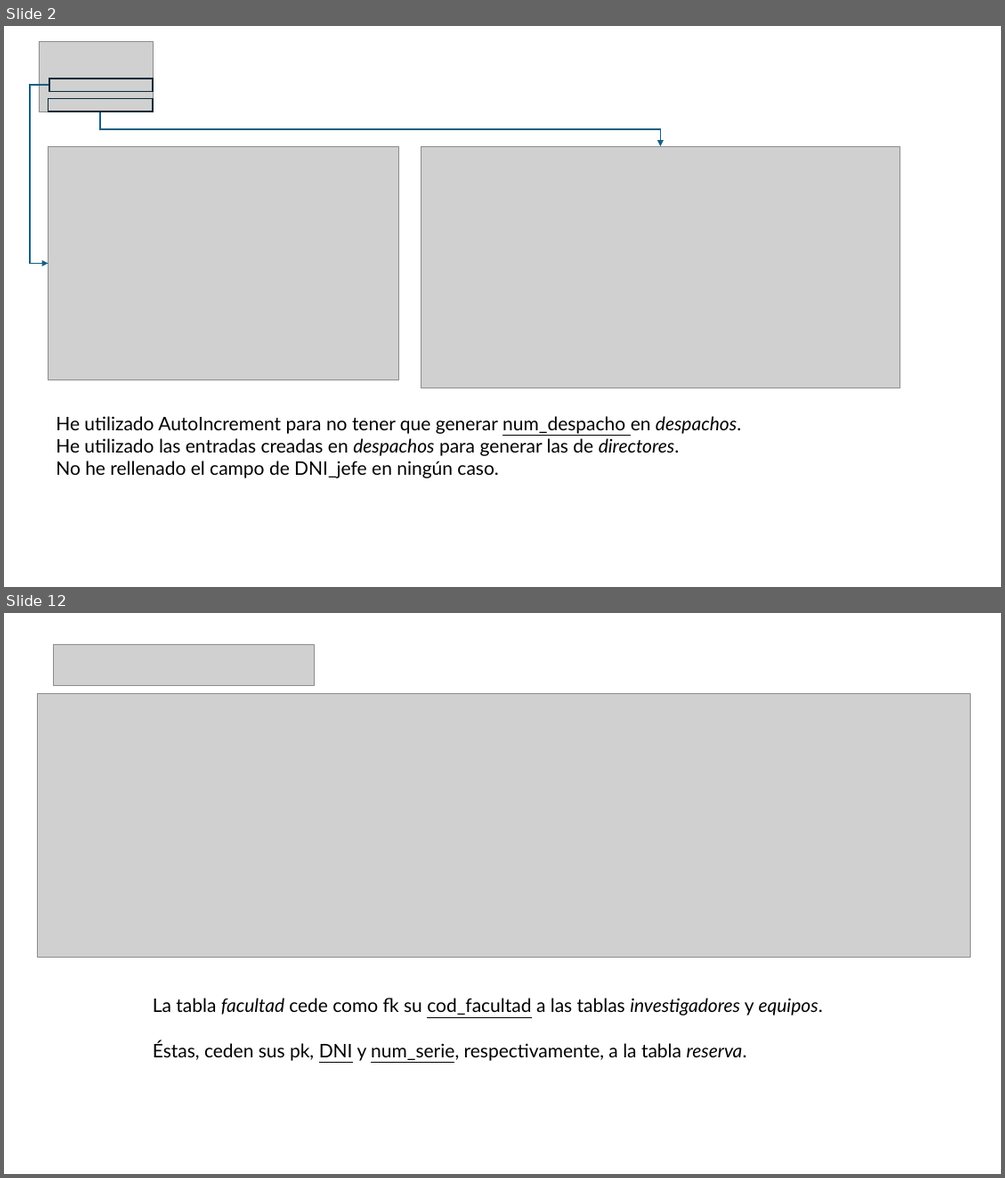
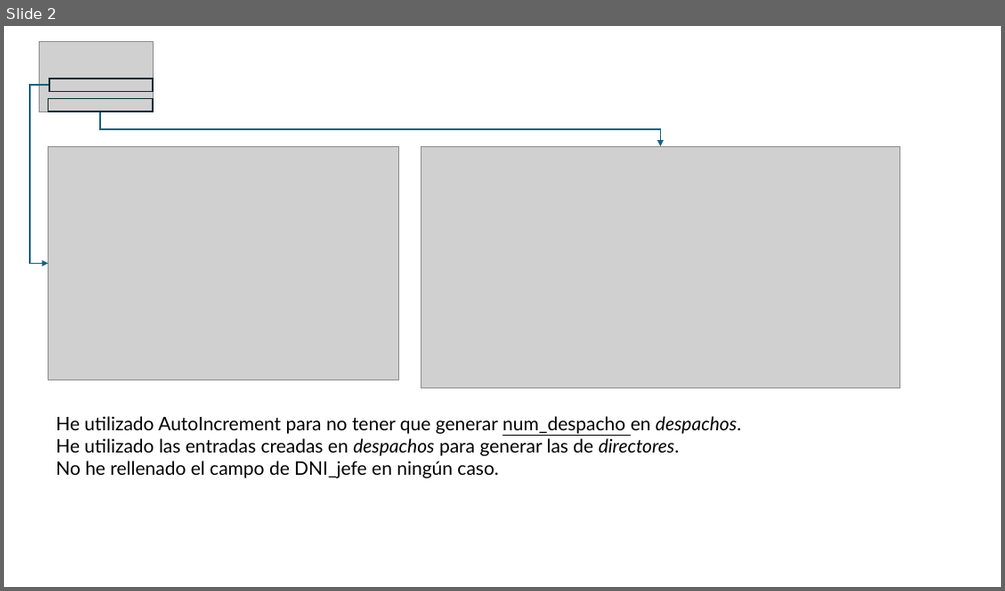
Before and after one commit to AchillesD9-Alex/-2024-Java-Angular-Bootcamp, a slide deck: [JAVA]/C3/TA15/ta15.pptx. Shown one above the other, each under a label of ours: slides 2 and 12 before the commit, slide 2 after it; the slides between them are not shown. The pictures are 1005x1178 and 1005x591 pixels, drawn with LibreOffice and Linux fonts; fonts in the diff are those of the drawing; grey boxes stand for pictures. Boxes give left, top, right and bottom in pixels: in the first picture for what was removed or moved away, otherwise in the second. Text is boxed around its words. In the diff, an @@ line names an element or a change of style, - is before the commit and + after.

```diff
--- a/[JAVA]/C3/TA15/ta15.pptx
+++ b/[JAVA]/C3/TA15/ta15.pptx
@@ slide 12 removed at box(4, 613, 1001, 1174), background #FFFFFF @@
@@ picture removed at box(53, 644, 315, 685) @@
@@ picture removed at box(38, 694, 971, 957) @@
@@ text removed at box(153, 997, 823, 1061) @@
-La tabla facultad cede como fk su cod_facultad a las tablas investigadores y equipos.
-Éstas, ceden sus pk, DNI y num_serie, respectivamente, a la tabla reserva.
```
Also in this commit, not shown: 2 slides changed, 2 slides added, 9 other slides removed, 1 other file.
